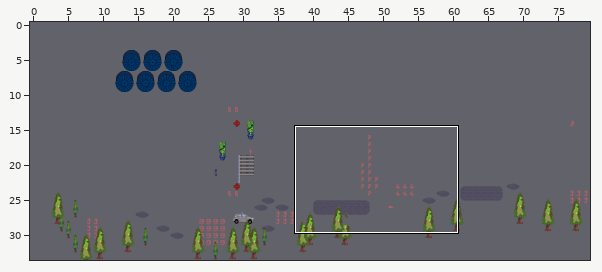
A Tiled map (JSON) gets an edit: maps/zl-outside.json. The picture above shows the old version from afar; the outline marks the close-up.
Close-up. Earlier state:
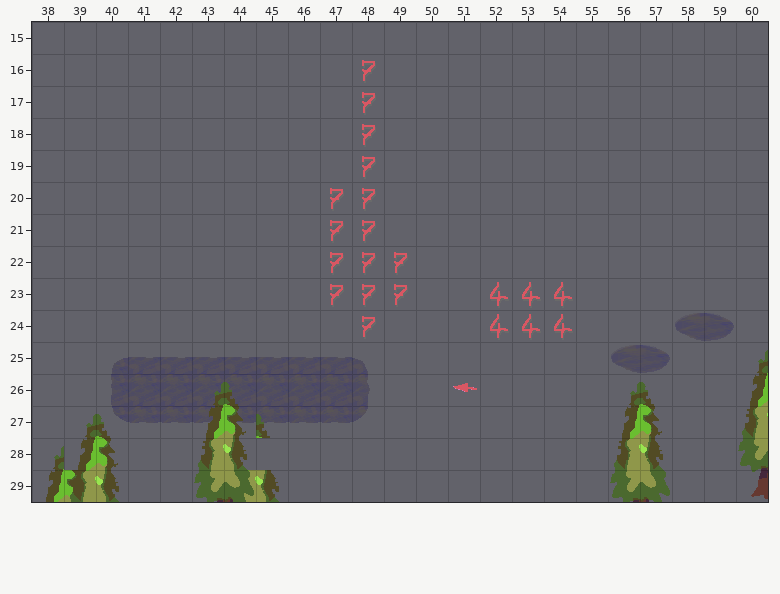
Cells are 32x32 px. Shown: x 38..60, y 15..29. The commit also changed other parts of the map, which this record leaves out.
And afterwards:
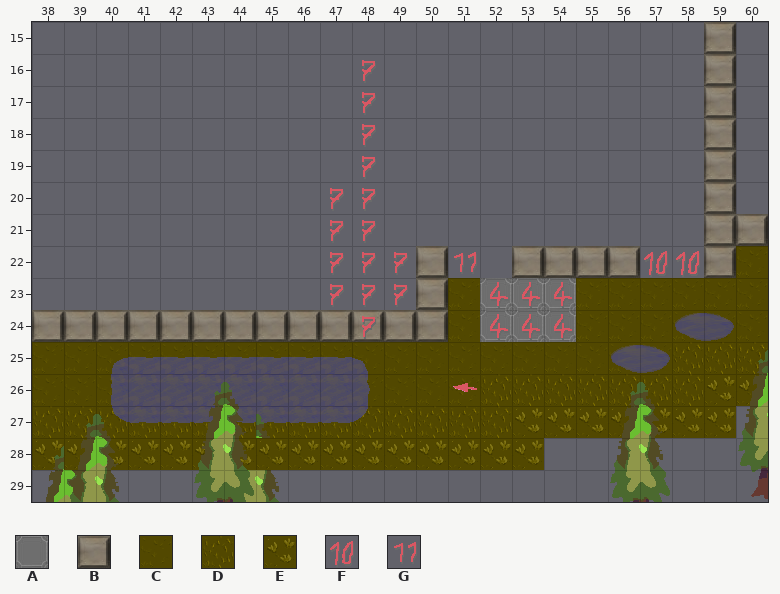
Key: from "floortileset": A 28, B 35, C 48, D 49, E 51; from "z-Labor": F 9, G 10.
_ is an empty cell, . an unchanged one.
Tiles of an added or newly shown layer are drawn over the layers below it.
The edit:
--- layer "floor" (now shown)
@@ x 38..60 @@
-15 ....................._.
-16 ....................._.
-17 ....................._.
-18 ....................._.
-19 ....................._.
-20 ....................._.
-21 .....................__
-22 ............__.________
-23 ............___________
-24 _______________________
-25 _______________________
-26 ___......._____________
-27 ______________________.
-28 ________________.......
+15 .....................B.
+16 .....................B.
+17 .....................B.
+18 .....................B.
+19 .....................B.
+20 .....................B.
+21 .....................BB
+22 ............BG.BBBBFFBC
+23 ............BCAAACCCCCC
+24 BBBBBBBBBBBBBCAAACCCCCC
+25 CCCCCCCCCCCCCCCCCCCCDDD
+26 CCC.......CCCCDDDDDDDEE
+27 DDDDDDDDDDDDDDDEEEEEEE.
+28 EEEEEEEEEEEEEEEE.......
Changed places in both close-ups, as pixel boxes (x1, y1, x2, y2):
added: (32, 22, 768, 470)
